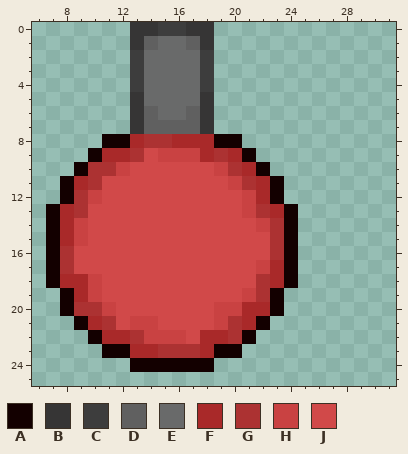
Pixel-art sprite, stored at player/assets/red_tank.png. The picture above was drawn from the file before the commit.
The file is 64x64 pixels, drawn in blocks of 2x2; one block is one cell here. Shown: x 6..31, y 0..25.
Palette (. is transparent): A #130000  B #363535  C #3d3d3d  D #606060  E #696a6a  F #a92929  G #ac3232  H #c94242  J #d14949
Pixels before, first column x 7:
 0 ......BBCCBB......
 1 ......BDEEDB......
 2 ......CEEEEC......
 3 ......CEEEEC......
 4 ......CEEEEC......
 5 ......BEEEEB......
 6 ......BDEEDB......
 7 ......BDDDDB......
 8 ....AAFGGFFFAA....
 9 ...AFFGJHHHFGFA...
10 ..AGGHJJJJJJHGFA..
11 .AFGJJJJJJJJJHGFA.
12 .AGHJJJJJJJJJJHFA.
13 AFGJJJJJJJJJJJHGFA
14 AFHJJJJJJJJJJJJHGA
15 AFHJJJJJJJJJJJJJGA
16 AGJJJJJJJJJJJJJJGA
17 AGJJJJJJJJJJJJJHFA
18 AFFHJJJJJJJJJJJGFA
19 .AFHJJJJJJJJJJHGA.
20 .AGGHJJJJJJJHHFFA.
21 ..AFGJHHJJJJHGFA..
22 ...AFFGHHHJFFGA...
23 ....AAFFGGGFAA....
24 ......AAAAAA......
After the commit:
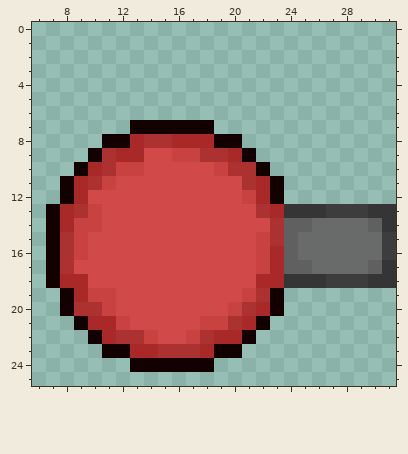
The author wrote: Rotated tank assets to face the direction of angle=0 and deleted the spritesheet
The edit:
Changed rows in their new state; - is an unchanged pixel.
first column x 8:
 0 -----......-------------
 1 -----......-------------
 2 -----......-------------
 3 -----......-------------
 4 -----......-------------
 5 -----......-------------
 6 -----......-------------
 7 -----AAAAAA-------------
 9 ---G-F-J--G-------------
10 --F--H-------G----------
11 ---H--------J-----------
12 -FJ---------------------
13 --H----------J--BBBCCCBB
14 --H-----------J-DDEEEEDB
15 G-------------H-DEEEEEEC
16 -H------------HFDEEEEEEC
17 ----------------DDEEEEDB
18 --J-----------F-BBBCCCBB
19 ---H--------------------
20 -----------J-G----------
21 ---FHJJ---H-------------
22 ----G--JJHG-F-----------
